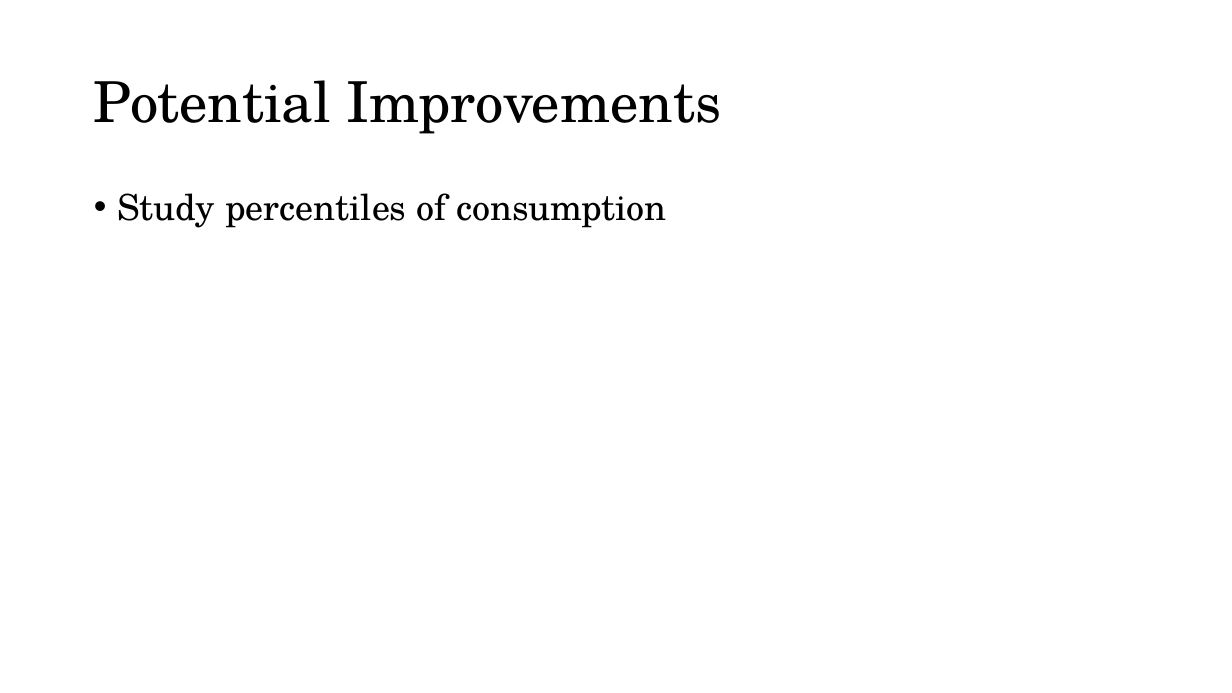
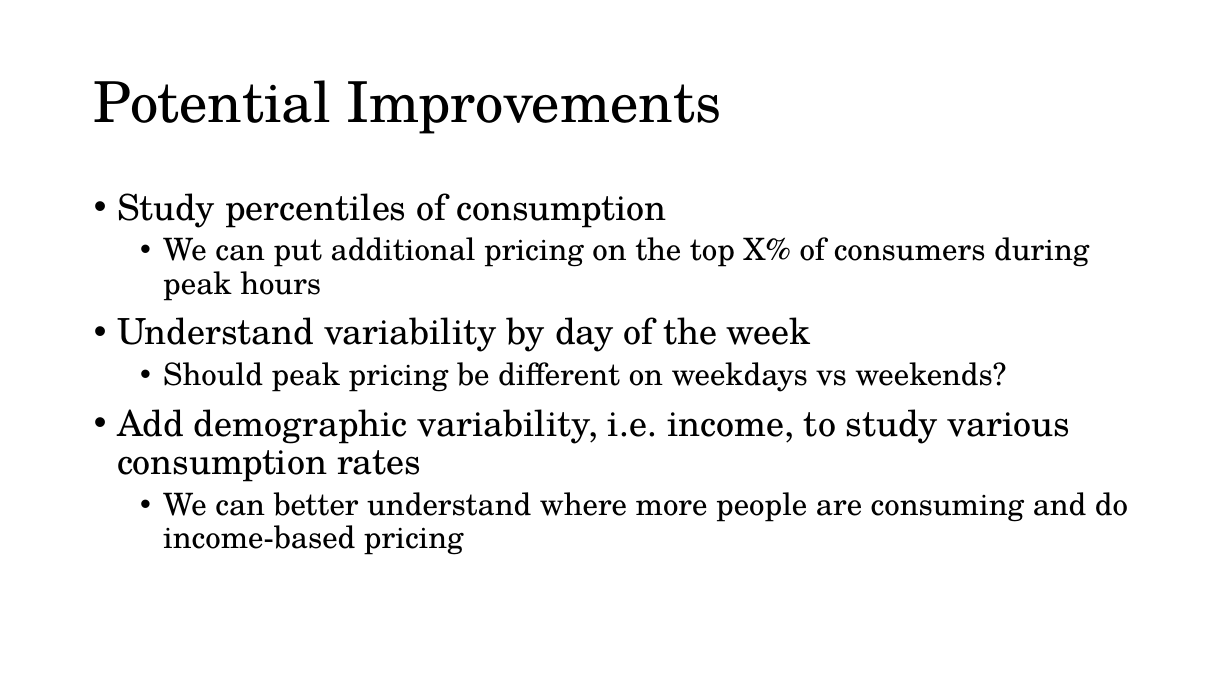
Before and after one commit to amjamz/30538-finalproject-smartmeters, a slide deck: slide 7 of Presentation.pptx (slide 5 before the commit). Drawn at 1232x693 pixels with LibreOffice and Linux fonts; fonts in the diff are those of the drawing. Boxes give left, top, right and bottom in pixels: in the first picture for what was removed or moved away, otherwise in the second. Text is boxed around its words. In the diff, an @@ line names an element or a change of style, - is before the commit and + after.

```diff
--- a/Presentation.pptx
+++ b/Presentation.pptx
@@ text at (x1=117, y1=237, x2=1128, y2=555): paragraphs added @@
+  • We can put additional pricing on the top X% of consumers during peak hours
+• Understand variability by day of the week
+  • Should peak pricing be different on weekdays vs weekends?
+• Add demographic variability, i.e. income, to study various consumption rates
+  • We can better understand where more people are consuming and do income-based pricing
```
Also in this commit, not shown: 1 other slide changed, 1 slide added.
